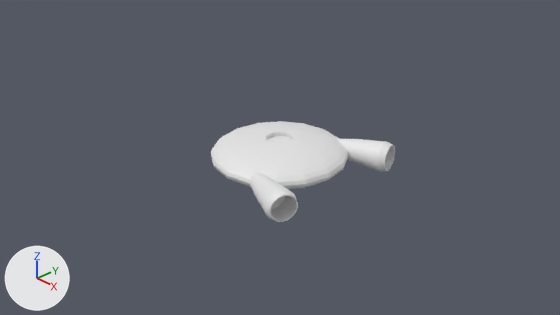
What one commit did to the Blender file 모델/ship.blend.
The view is the same before and after, from the file's camera 'Camera'. Arrows for +X, +Y and +Z are at lower left; the lights stay in place.

In view in the first picture: '구체', '원형'.
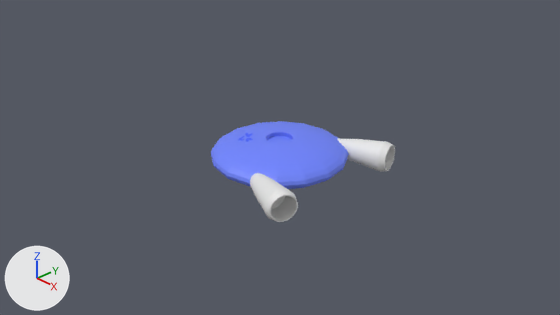
Diff of the bpy script that builds the scene:
```diff
--- a/모델/ship.blend.py
+++ b/모델/ship.blend.py
@@ img_구체_base_color @@
+img_구체_base_color = load_image('구체 Base Color', '_unpacked/___Base_Color', 1024, 1024, 'sRGB')
@@ mat_material_001 @@
+mat_material_001 = principled_material('Material.001')
+mat_material_001.texture = img_구체_base_color
@@ me_구체 @@
 me_구체.from_pydata(...)  # 258 vertices, 272 faces; spans x -1.0..1.0, y -1.0..1.0, z -1.0..0.98
+me_구체.materials.append(mat_material_001)  # picture img_구체_base_color
```

What differs and where, as boxes (x1, y1, x2, y2) in the pictures (560 x 315 px):
'구체', recoloured (white to blue): (211, 121, 349, 189) in both
